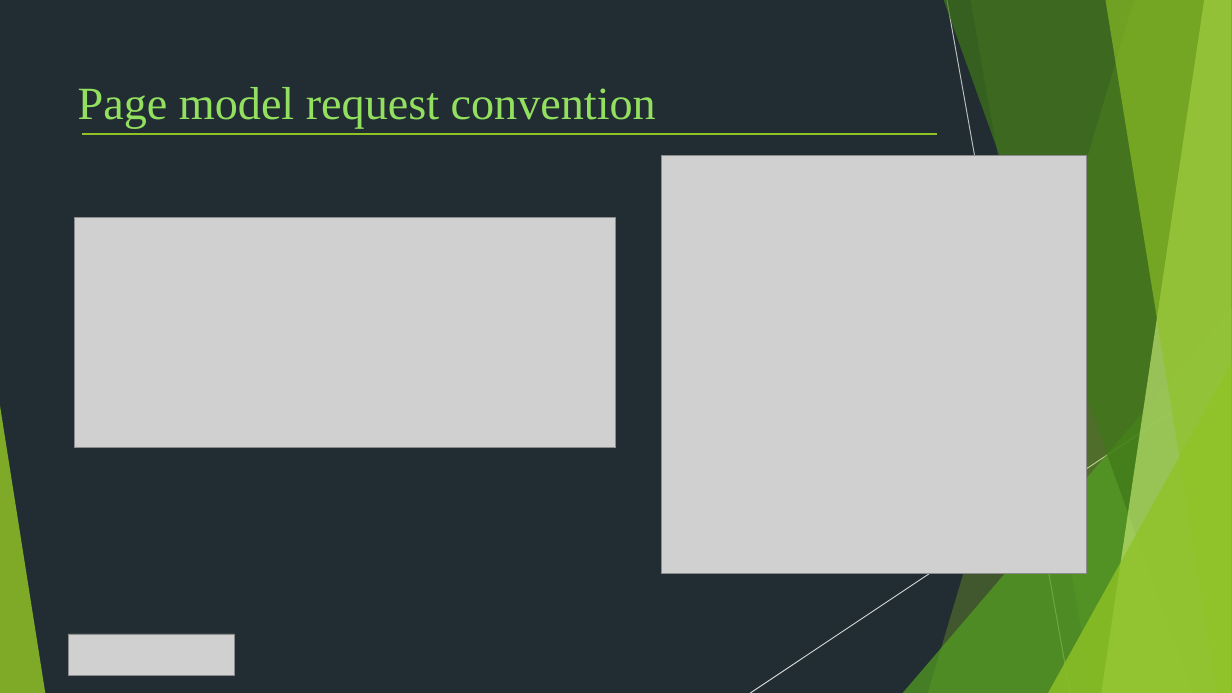
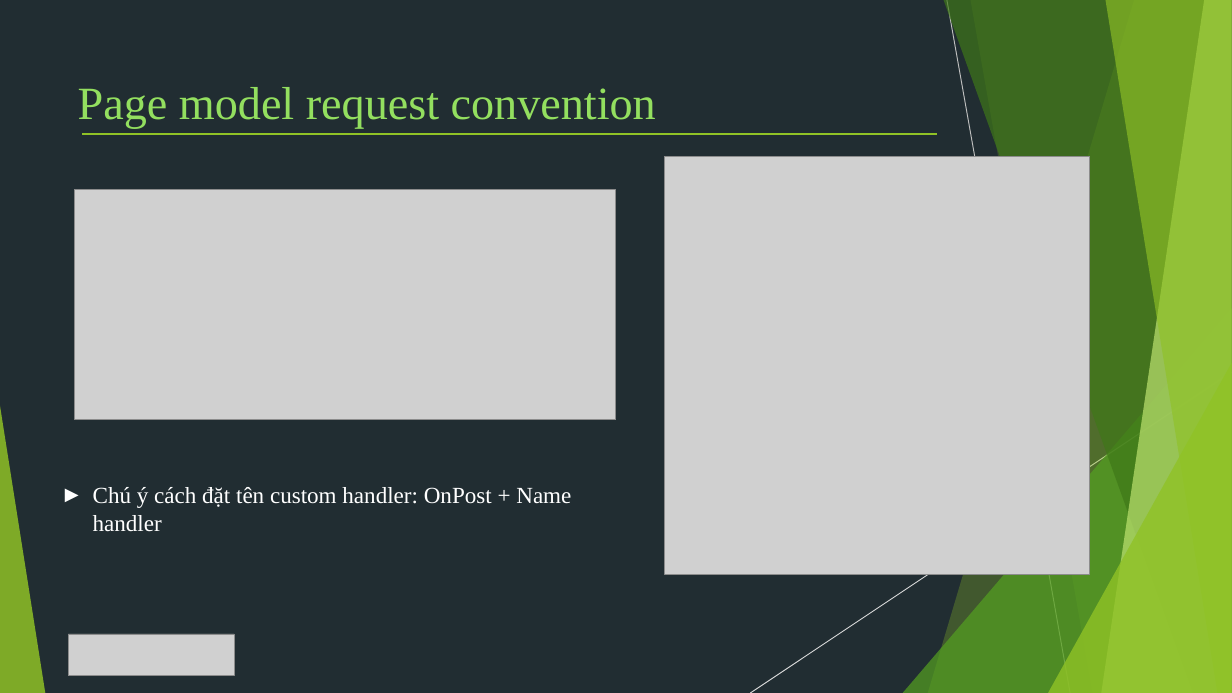
Before and after one commit to TechMarDay/RazorPage, a slide deck: slide 9 of Razor pages.pptx (slide 10 before the commit). Drawn at 1232x693 pixels with LibreOffice and Linux fonts; fonts in the diff are those of the drawing; grey boxes stand for pictures. Boxes give left, top, right and bottom in pixels: in the first picture for what was removed or moved away, otherwise in the second. Text is boxed around its words. In the diff, an @@ line names an element or a change of style, - is before the commit and + after.

```diff
--- a/Razor pages.pptx
+++ b/Razor pages.pptx
@@ picture: place and size @@
-picture at [75,217,616,447]
+picture at [75,189,616,420]
@@ text added at [93,487,571,532], 18 pt, text #FFFFFF @@
+► Chú ý cách đặt tên custom handler: OnPost + Name handler
```
Also in this commit, not shown: 16 other slides changed, 4 slides added, 3 slides removed.
